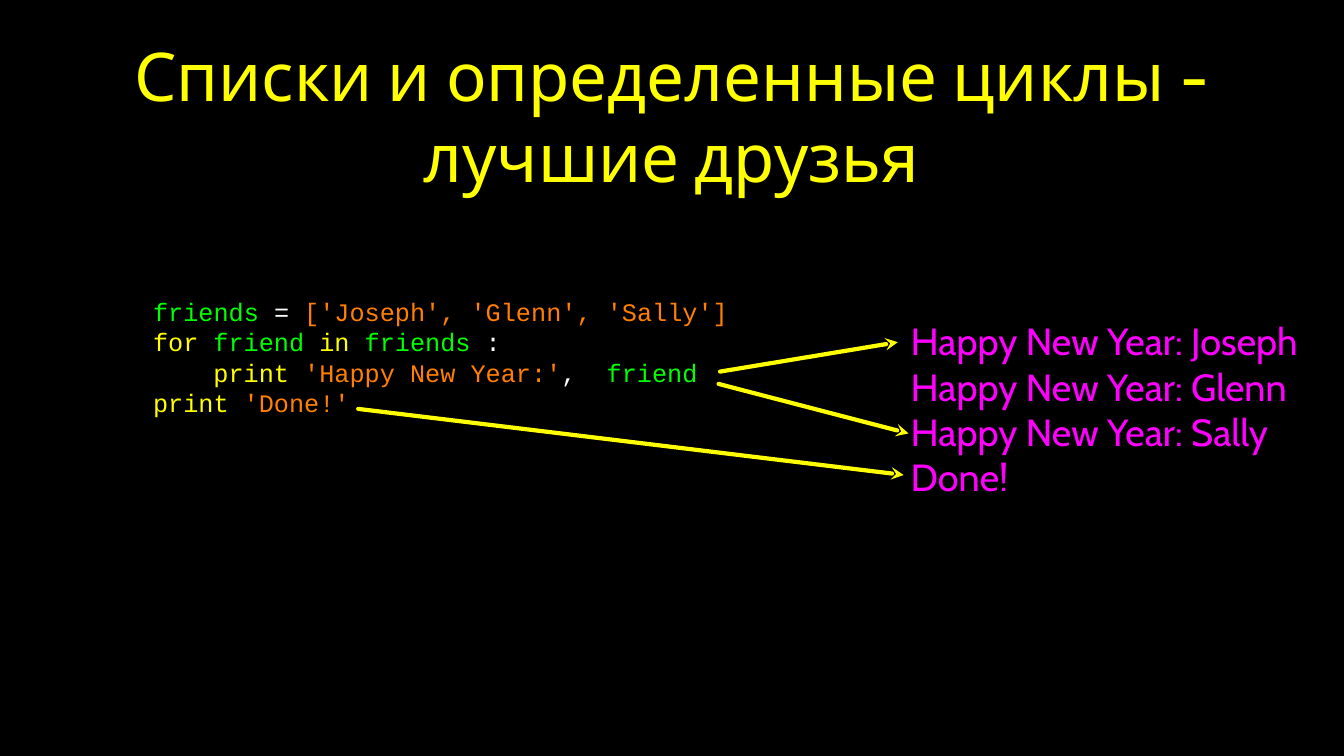
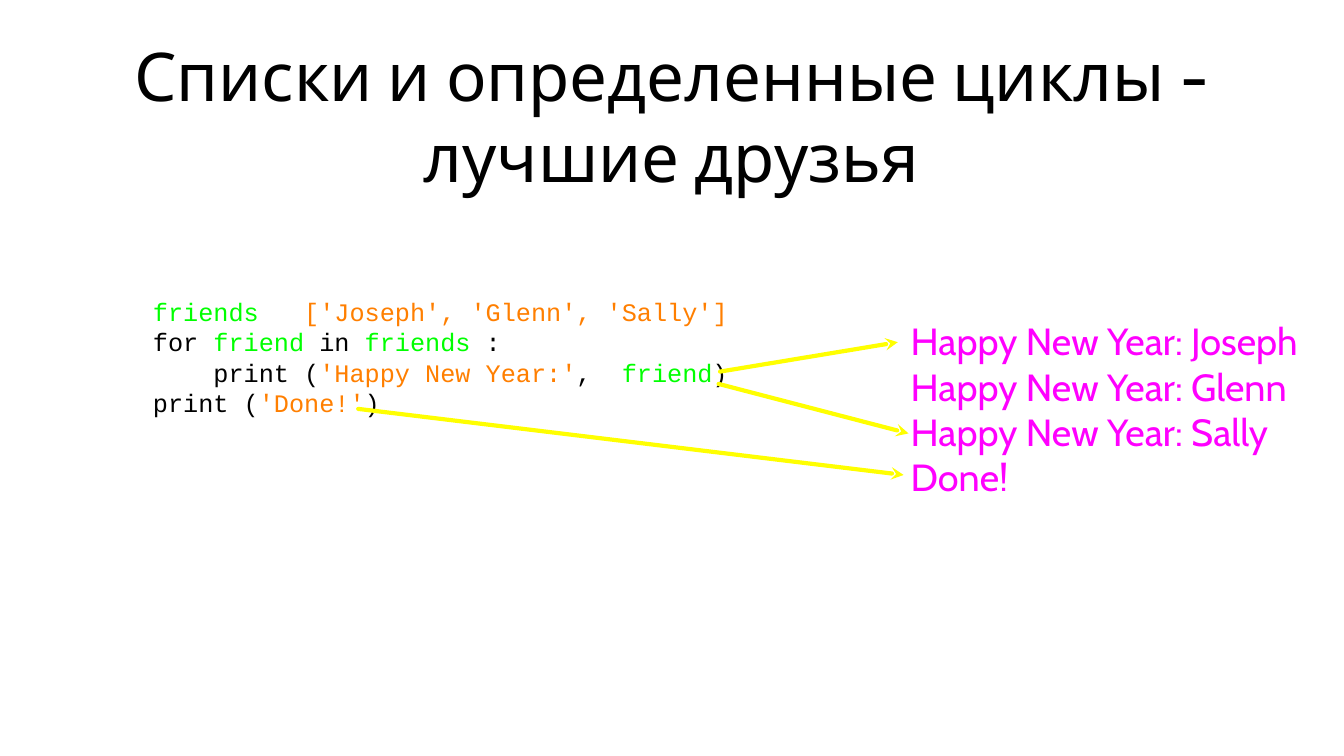
Before and after one commit to maxchv/LearnPython, a slide deck: slide 11 of week02/05.Lists.pptx. Drawn at 1344x756 pixels with LibreOffice and Linux fonts; fonts in the diff are those of the drawing. Boxes give left, top, right and bottom in pixels: in the first picture for what was removed or moved away, otherwise in the second. Text is boxed around its words. In the diff, an @@ line names an element or a change of style, - is before the commit and + after.

```diff
--- a/week02/05.Lists.pptx
+++ b/week02/05.Lists.pptx
@@ background #000000 to #FFFFFF @@
@@ title "Списки и определенные циклы - ..." at (134,52,1164,198): text colour #FFFF00 to #000000 @@
@@ text at (153,333,471,352): text colour #FFFF00 to #000000 in "for in"; text colour #FFFFFF to #000000 in ":" @@
@@ text at (153,363,728,418): text changed @@
-print 'Happy New Year:', friend
-print 'Done!'
+print ('Happy New Year:', friend)
+print ('Done!')
```
Also in this commit, not shown: 1 other slide changed, 9 other files.
